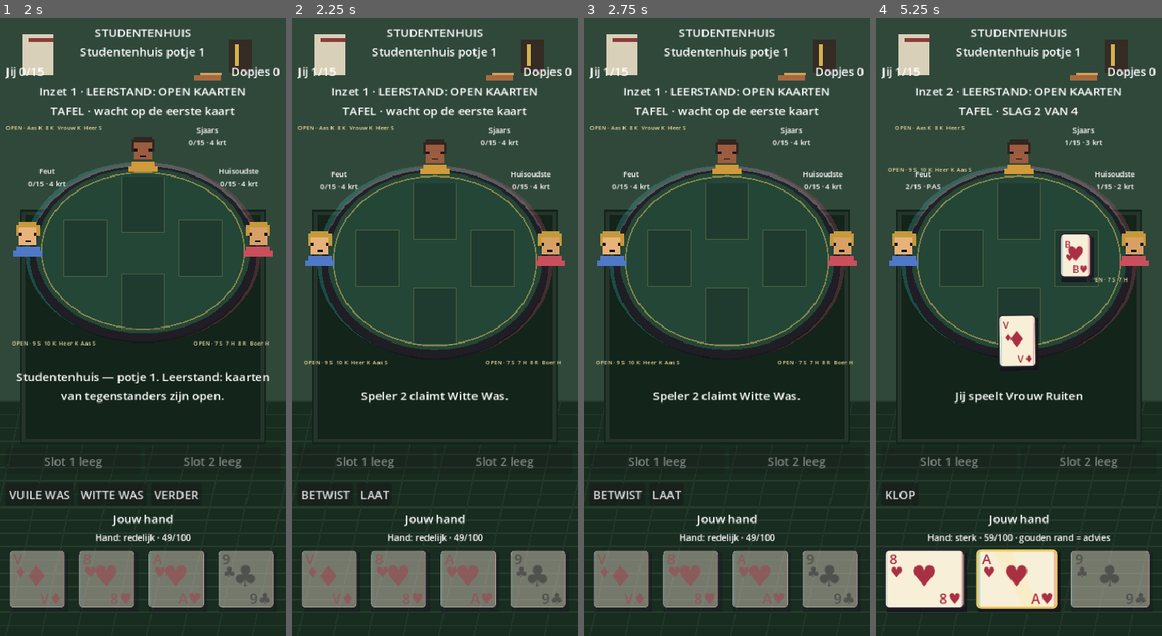
Above: before the commit, frames 1-4 (left to right).
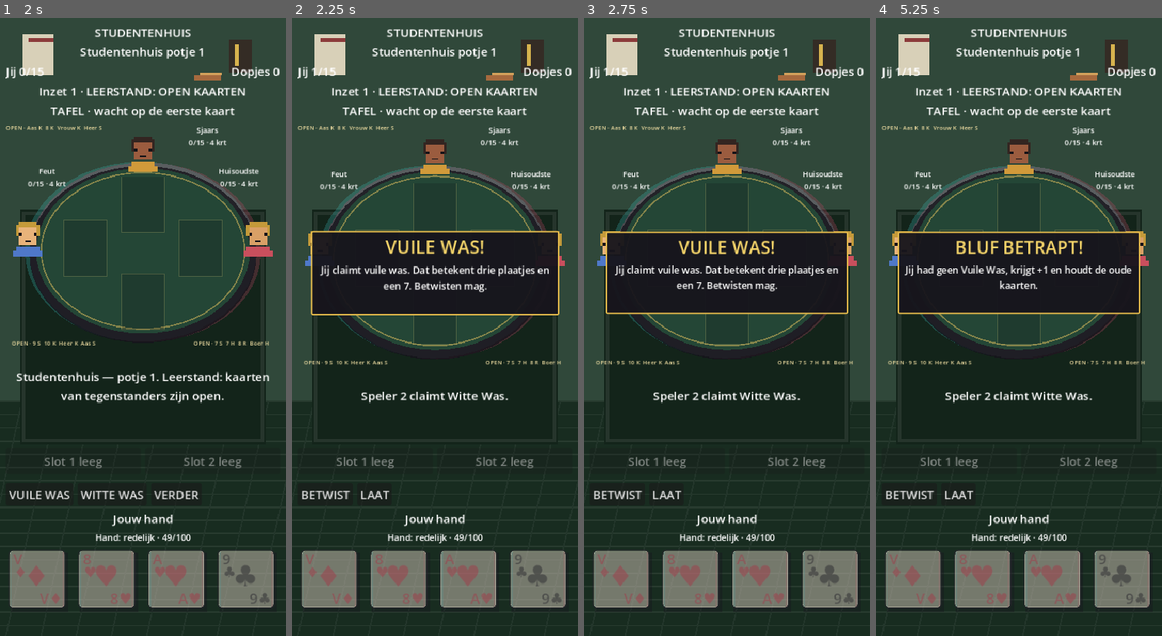
Above: after the commit, the same moments.

Repository: arnaudhfst33/toepnacht
Game: Godot game, scene res://scenes/menu.tscn
The game is run twice, just before and just after one commit, with the same random seed, the same clock (stepped at 60 frames per second) and the same inputs.
Inputs (mouse positions are in pixels of both pictures, inside the frame that each line leads up to):
- Up to frame 1 (2 s): click "SPELEN" at 0.5 s; click "Studentenhuis" at 1.25 s
- Up to frame 2 (2.25 s): click "VUILE WAS" at 2 s
- Up to frame 3 (2.75 s): no input
- Up to frame 4 (5.25 s): click "BETWIST" at 2.75 s; click "LAAT" at 3.5 s; click (898, 493) at 4.25 s, where only the run before the commit has a clickable "KLOP"; click (913, 580) at 5.02 s

Frame 1 is identical in both runs. In frame 2, 11% of the frame differs, in the area x 6-94%, y 34-49%; in frame 3, 11%; in frame 4, 21%, in the area x 1-95%, y 11-97%.

Commit message:
Clarify round results and special actions

Diff:
--- a/scripts/ui/table_session.gd
+++ b/scripts/ui/table_session.gd
@@ -203,6 +203,7 @@
 	var previous_points := _points_snapshot()
 	if not game.declare_toep(ToepenGame.HUMAN_PLAYER_ID):
 		return false
+	_queue_special_event("TOEP!", "Jij hebt vier gelijke kaarten. Alle anderen krijgen +3 strafpunten.", ToepenGame.HUMAN_PLAYER_ID)
 	if game.round_serial != previous_round_serial:
 		_queue_score_event_from(previous_points, ToepenGame.HUMAN_PLAYER_ID)
 	status_text = game.last_event
@@ -217,6 +218,10 @@
 	var previous_points := _points_snapshot()
 	if not game.use_kans(ToepenGame.HUMAN_PLAYER_ID):
 		return false
+	if game.last_kans_completed_toep:
+		_queue_special_event("TOEP VIA KANS!", "De nieuwe kaart maakt vier gelijke kaarten. Alle anderen krijgen +3.", ToepenGame.HUMAN_PLAYER_ID)
+	else:
+		_queue_special_event("KANS OP TOEP", "Je ruilde de afwijkende kaart, maar trok geen vierde gelijke.", ToepenGame.HUMAN_PLAYER_ID)
 	if game.round_serial != previous_round_serial:
 		_queue_score_event_from(previous_points, ToepenGame.HUMAN_PLAYER_ID)
 	status_text = game.last_event
@@ -227,6 +232,7 @@
 func human_vuile_was() -> bool:
 	if not game.call_vuile_was(ToepenGame.HUMAN_PLAYER_ID):
 		return false
+	_queue_was_claim_event(ToepenGame.HUMAN_PLAYER_ID, false)
 	status_text = game.last_event
 	resolve_ai()
 	return true
@@ -235,6 +241,7 @@
 func human_witte_was() -> bool:
 	if not game.declare_witte_was(ToepenGame.HUMAN_PLAYER_ID):
 		return false
+	_queue_was_claim_event(ToepenGame.HUMAN_PLAYER_ID, true)
 	status_text = game.last_event
 	resolve_ai()
 	return true
@@ -249,20 +256,27 @@
 
 
 func human_challenge() -> bool:
+	var caller_id := game.vuile_was_caller_id
+	var was_witte := game.was_claim_is_witte
 	if not game.challenge_vuile_was(ToepenGame.HUMAN_PLAYER_ID):
 		return false
 	if power_service != null and flow != null:
 		power_service.resolve_wasdag(game, flow.campaign)
 		flow.persist()
 	status_text = game.last_event
+	_queue_was_result_event(caller_id, was_witte)
 	resolve_ai()
 	return true
 
 
 func human_decline_challenge() -> bool:
+	var caller_id := game.vuile_was_caller_id
+	var was_witte := game.was_claim_is_witte
 	if not game.decline_vuile_was_challenge(ToepenGame.HUMAN_PLAYER_ID):
 		return false
 	status_text = "Jij betwist niet."
+	if game.state != ToepenGame.State.VUILE_WAS_CHALLENGE:
+		_queue_special_event("WAS GELOOFD", "%s krijgt vier nieuwe kaarten; niemand betwistte de claim." % _name(caller_id), caller_id)
 	resolve_ai()
 	return true
 
@@ -360,23 +374,36 @@
 	match kind:
 		"toep":
 			game.declare_toep(player_id)
+			_queue_special_event("TOEP!", "%s heeft vier gelijke kaarten. Alle anderen krijgen +3." % _name(player_id), player_id)
 			status_text = game.last_event
 		"kans":
 			game.use_kans(player_id)
+			if game.last_kans_completed_toep:
+				_queue_special_event("TOEP VIA KANS!", "%s trekt de vierde gelijke kaart. Alle anderen krijgen +3." % _name(player_id), player_id)
+			else:
+				_queue_special_event("KANS OP TOEP", "%s ruilt één kaart, maar maakt geen Toep." % _name(player_id), player_id)
 			status_text = game.last_event
 		"vuile_was":
 			game.call_vuile_was(player_id)
+			_queue_was_claim_event(player_id, false)
 			status_text = game.last_event
 		"witte_was":
 			game.declare_witte_was(player_id)
+			_queue_was_claim_event(player_id, true)
 			status_text = game.last_event
 		"challenge":
+			var challenge_caller := game.vuile_was_caller_id
+			var was_witte := game.was_claim_is_witte
 			game.challenge_vuile_was(player_id)
 			if power_service != null and flow != null:
 				power_service.resolve_wasdag(game, flow.campaign)
 			status_text = game.last_event
+			_queue_was_result_event(challenge_caller, was_witte)
 		"decline_challenge":
+			var decline_caller := game.vuile_was_caller_id
 			game.decline_vuile_was_challenge(player_id)
+			if game.state != ToepenGame.State.VUILE_WAS_CHALLENGE:
+				_queue_special_event("WAS GELOOFD", "%s krijgt vier nieuwe kaarten; niemand betwistte de claim." % _name(decline_caller), decline_caller)
 		"skip_specials":
 			game.skip_specials(player_id)
 		"knock":
@@ -426,6 +453,31 @@
 	visual_trick_cards.append(event.duplicate())
 
 
+func _queue_special_event(title: String, detail: String, player_id: int) -> void:
+	presentation_events.append({
+		"type": "special",
+		"title": title,
+		"detail": detail,
+		"player_id": player_id,
+	})
+
+
+func _queue_was_claim_event(player_id: int, is_witte: bool) -> void:
+	var title := "WITTE WAS!" if is_witte else "VUILE WAS!"
+	var was_name := "witte was" if is_witte else "vuile was"
+	var pattern := "vier plaatjes" if is_witte else "drie plaatjes en een 7"
+	_queue_special_event(title, "%s claimt %s. Dat betekent %s. Betwisten mag." % [_name(player_id), was_name, pattern], player_id)
+
+
+func _queue_was_result_event(caller_id: int, was_witte: bool) -> void:
+	var was_name := "Witte Was" if was_witte else "Vuile Was"
+	var was_bluff := game.last_witte_was_bluff if was_witte else game.last_vuile_was_bluff
+	if was_bluff:
+		_queue_special_event("BLUF BETRAPT!", "%s had geen %s, krijgt +1 en houdt de oude kaarten." % [_name(caller_id), was_name], caller_id)
+	else:
+		_queue_special_event("ECHTE %s" % was_name.to_upper(), "%s krijgt vier nieuwe kaarten. De betwister krijgt +1." % _name(caller_id), caller_id)
+
+
 func _sync_round_score_baseline() -> void:
 	if tracked_round_serial == game.round_serial:
 		return
@@ -441,7 +493,8 @@
 		return
 	if round_start_points.size() != ToepenGame.PLAYER_COUNT:
 		_sync_round_score_baseline()
-	_queue_score_event_from(round_start_points, game.last_round_winner_id)
+	var winner_id := game.pot_winner_id if game.state == ToepenGame.State.GAME_END and game.pot_winner_id >= 0 else game.last_round_winner_id
+	_queue_score_event_from(round_start_points, winner_id)
 	score_event_round_serial = game.round_serial
 
 
--- a/scripts/ui/table_ui.gd
+++ b/scripts/ui/table_ui.gd
@@ -530,10 +530,13 @@
 	var events := session.take_presentation_events()
 	await get_tree().process_frame
 	for event in events:
-		if str(event.get("type", "play_card")) == "round_score":
-			await _animate_round_score_event(event)
-		else:
-			await _animate_play_event(event)
+		match str(event.get("type", "play_card")):
+			"round_score":
+				await _animate_round_score_event(event)
+			"special":
+				await _animate_special_event(event)
+			_:
+				await _animate_play_event(event)
 	animation_running = false
 	animation_layer.mouse_filter = Control.MOUSE_FILTER_IGNORE
 	_refresh()
@@ -583,7 +586,13 @@
 func _animate_round_score_event(event: Dictionary) -> void:
 	_sfx("decision")
 	var banner := Label.new()
-	banner.text = "RONDE UITSLAG"
+	var winner_id := int(event.get("winner_id", -1))
+	var winner_name := "?"
+	if winner_id == 0:
+		winner_name = "JIJ"
+	elif winner_id > 0:
+		winner_name = session.opponent_name(winner_id).to_upper()
+	banner.text = "RONDE UITSLAG · %s WINT" % winner_name
 	banner.horizontal_alignment = HORIZONTAL_ALIGNMENT_CENTER
 	banner.add_theme_font_size_override("font_size", 21)
 	banner.add_theme_color_override("font_color", Color("f6d66a"))
@@ -600,18 +609,29 @@
 	banner_tween.tween_property(banner, "scale", Vector2.ONE, 0.28).set_trans(Tween.TRANS_BACK).set_ease(Tween.EASE_OUT)
 
 	var deltas: Array = event.get("deltas", [])
-	var splashes: Array[Label] = []
+	var totals: Array = event.get("totals", [])
+	var splashes: Array[Control] = []
 	for player_id in ToepenGame.PLAYER_COUNT:
 		var delta := int(deltas[player_id]) if player_id < deltas.size() else 0
-		var splash := Label.new()
-		splash.text = "+%d" % delta if delta >= 0 else str(delta)
-		splash.horizontal_alignment = HORIZONTAL_ALIGNMENT_CENTER
-		splash.vertical_alignment = VERTICAL_ALIGNMENT_CENTER
-		splash.add_theme_font_size_override("font_size", 34)
-		splash.add_theme_constant_override("outline_size", 9)
-		splash.add_theme_color_override("font_outline_color", Color("17151c"))
-		splash.add_theme_color_override("font_color", Color("ff625f") if delta > 0 else Color("f6d66a"))
-		splash.size = Vector2(84, 58)
+		var total := int(totals[player_id]) if player_id < totals.size() else 0
+		var splash := VBoxContainer.new()
+		splash.size = Vector2(96, 76)
+		splash.add_theme_constant_override("separation", -7)
+		var amount_label := Label.new()
+		amount_label.text = "+%d" % delta if delta >= 0 else str(delta)
+		amount_label.horizontal_alignment = HORIZONTAL_ALIGNMENT_CENTER
+		amount_label.add_theme_font_size_override("font_size", 34)
+		amount_label.add_theme_constant_override("outline_size", 9)
+		amount_label.add_theme_color_override("font_outline_color", Color("17151c"))
+		amount_label.add_theme_color_override("font_color", Color("ff625f") if delta > 0 else Color("f6d66a"))
+		splash.add_child(amount_label)
+		var total_label := Label.new()
+		total_label.text = "totaal %d/15" % total
+		total_label.horizontal_alignment = HORIZONTAL_ALIGNMENT_CENTER
+		total_label.add_theme_font_size_override("font_size", 11)
+		total_label.add_theme_constant_override("outline_size", 4)
+		total_label.add_theme_color_override("font_outline_color", Color("17151c"))
+		splash.add_child(total_label)
 		var target := trick_table.score_target_global(player_id) - global_position - splash.size * 0.5
 		splash.position = target + Vector2(0, 16)
 		splash.pivot_offset = splash.size * 0.5
@@ -624,7 +644,10 @@
 		tween.tween_property(splash, "modulate:a", 1.0, 0.16).set_delay(delay)
 		tween.tween_property(splash, "position", target - Vector2(0, 18), 0.38).set_delay(delay).set_trans(Tween.TRANS_BACK).set_ease(Tween.EASE_OUT)
 		tween.tween_property(splash, "scale", Vector2.ONE, 0.32).set_delay(delay).set_trans(Tween.TRANS_BACK).set_ease(Tween.EASE_OUT)
-	await get_tree().create_timer(1.35).timeout
+	var hold_time := 1.8
+	if session.flow != null and str(session.flow.campaign.settings.get("animation_speed", "normal")) == "fast":
+		hold_time = 0.9
+	await get_tree().create_timer(hold_time).timeout
 	var fade := animation_layer.create_tween().set_parallel(true)
 	fade.tween_property(banner, "modulate:a", 0.0, 0.22)
 	for splash in splashes:
@@ -633,6 +656,47 @@
 	banner.queue_free()
 	for splash in splashes:
 		splash.queue_free()
+
+
+func _animate_special_event(event: Dictionary) -> void:
+	_sfx("decision")
+	var panel := PanelContainer.new()
+	panel.mouse_filter = Control.MOUSE_FILTER_IGNORE
+	panel.add_theme_stylebox_override("panel", UiLayout.pixel_panel(Color("17151cf4"), Color("e7bd4c")))
+	panel.size = Vector2(minf(330.0, size.x - 32.0), 112)
+	panel.position = Vector2((size.x - panel.size.x) * 0.5, trick_table.global_position.y - global_position.y + trick_table.size.y * 0.42)
+	animation_layer.add_child(panel)
+	var content := VBoxContainer.new()
+	content.add_theme_constant_override("separation", 5)
+	panel.add_child(content)
+	var title := Label.new()
+	title.text = str(event.get("title", "SPECIAL"))
+	title.horizontal_alignment = HORIZONTAL_ALIGNMENT_CENTER
+	title.add_theme_font_size_override("font_size", 24)
+	title.add_theme_color_override("font_color", Color("f6d66a"))
+	content.add_child(title)
+	var detail := Label.new()
+	detail.text = str(event.get("detail", ""))
+	detail.horizontal_alignment = HORIZONTAL_ALIGNMENT_CENTER
+	detail.autowrap_mode = TextServer.AUTOWRAP_WORD_SMART
+	detail.add_theme_font_size_override("font_size", 13)
+	content.add_child(detail)
+	panel.pivot_offset = panel.size * 0.5
+	panel.scale = Vector2(0.72, 0.72)
+	panel.modulate.a = 0.0
+	var intro := panel.create_tween().set_parallel(true)
+	intro.tween_property(panel, "scale", Vector2.ONE, 0.28).set_trans(Tween.TRANS_BACK).set_ease(Tween.EASE_OUT)
+	intro.tween_property(panel, "modulate:a", 1.0, 0.12)
+	await intro.finished
+	var hold_time := 1.25
+	if session.flow != null and str(session.flow.campaign.settings.get("animation_speed", "normal")) == "fast":
+		hold_time = 0.65
+	await get_tree().create_timer(hold_time).timeout
+	var outro := panel.create_tween().set_parallel(true)
+	outro.tween_property(panel, "scale", Vector2(1.05, 1.05), 0.18)
+	outro.tween_property(panel, "modulate:a", 0.0, 0.18)
+	await outro.finished
+	panel.queue_free()
 
 
 func _tips_enabled() -> bool:
